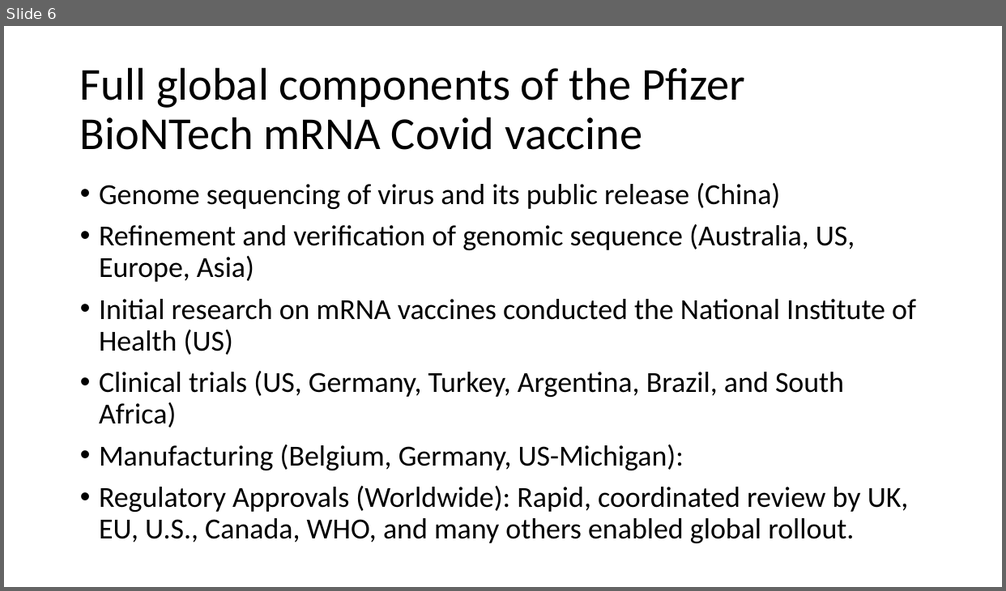
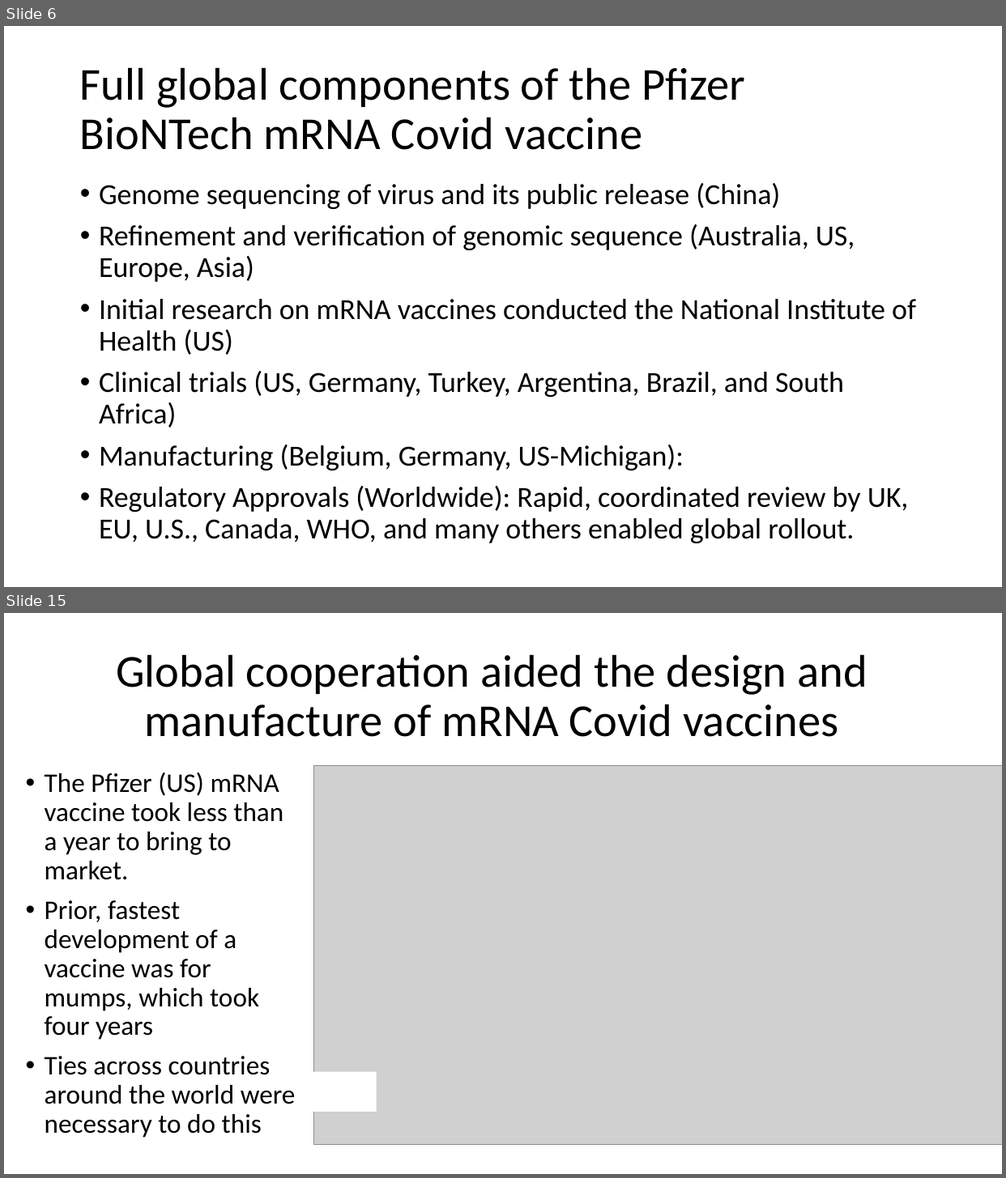
Before and after one commit to tstallins/tstallins.github.io, a slide deck: courses/261/vaccines.pptx. Shown one above the other, each under a label of ours: slide 6 before the commit, slides 6 and 15 after it; the slides between them are not shown. The pictures are 1006x591 and 1006x1178 pixels, drawn with LibreOffice and Linux fonts; fonts in the diff are those of the drawing; grey boxes stand for pictures. Boxes give left, top, right and bottom in pixels: in the first picture for what was removed or moved away, otherwise in the second. Text is boxed around its words. In the diff, an @@ line names an element or a change of style, - is before the commit and + after.

```diff
--- a/courses/261/vaccines.pptx
+++ b/courses/261/vaccines.pptx
@@ slide 15 added at (4, 613, 1002, 1174), background #FFFFFF @@
@@ title added at (116, 654, 867, 737), 44 pt, text #000000 @@
+Global cooperation aided the design and manufacture of mRNA Covid vaccines
@@ text added at (44, 773, 296, 1138), 25.9 pt, text #000000 @@
+• The Pfizer (US) mRNA vaccine took less than a year to bring to market.
+• Prior, fastest development of a vaccine was for mumps, which took four years
+• Ties across countries around the world were necessary to do this
@@ picture added at (314, 766, 1002, 1144) @@
@@ rectangle added at (295, 1072, 377, 1112), fill #FFFFFF @@
```
Also in this commit, not shown: 11 other slides added.
